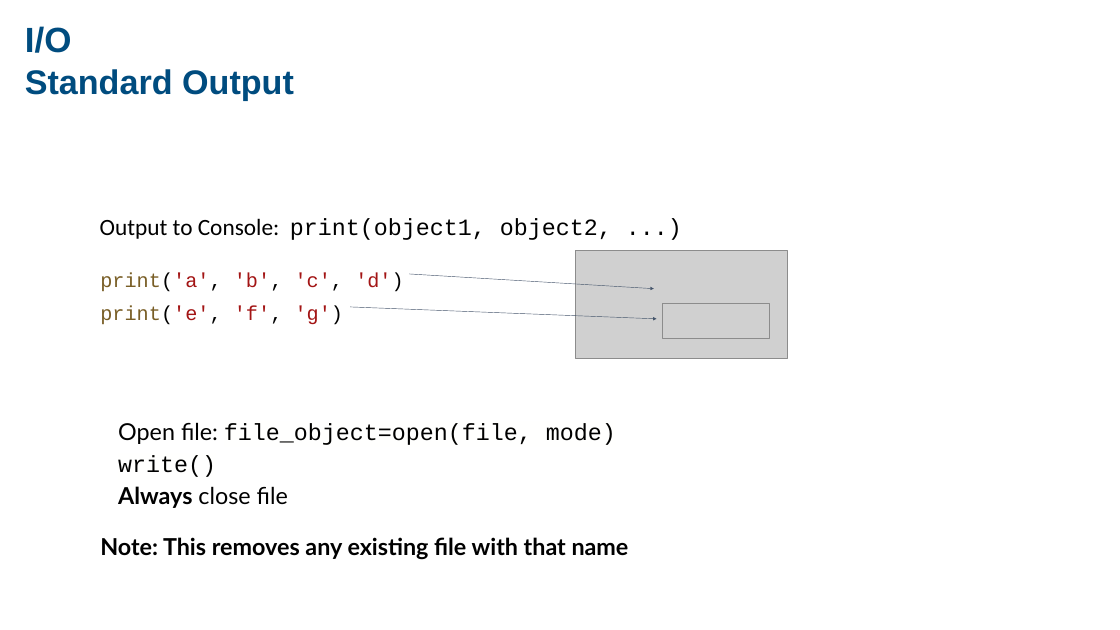
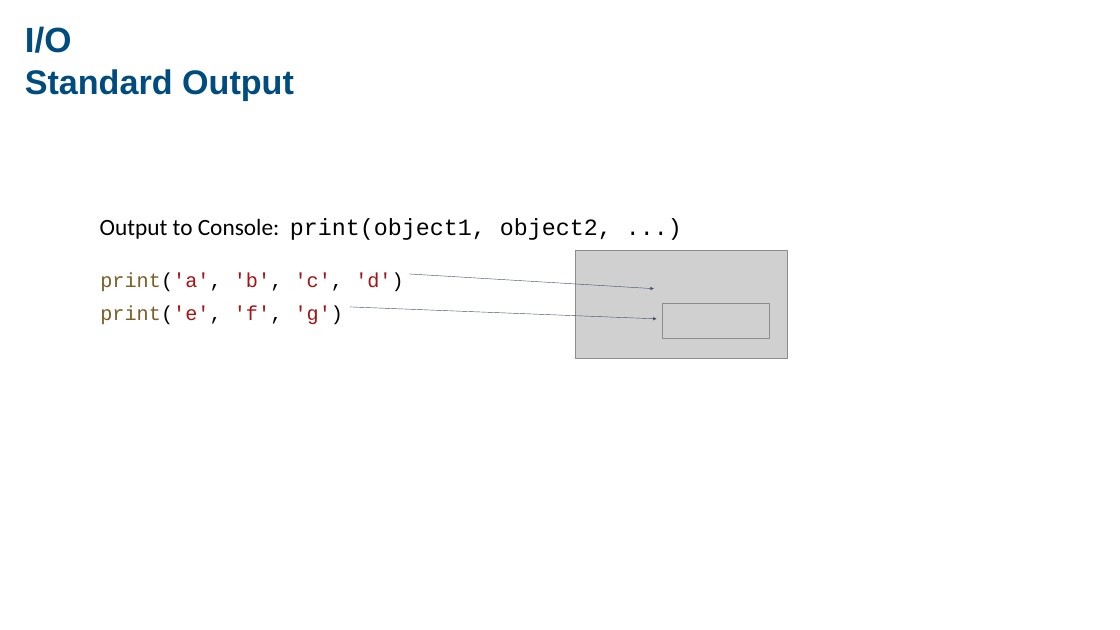
Before and after one commit to AIFS-AI-Bridge/aifs-ai-bridge.github.io, a slide deck: slide 3 of lectures/AIBridge Lecture 2.pptx (slide 4 before the commit). Drawn at 1120x630 pixels with LibreOffice and Linux fonts; fonts in the diff are those of the drawing; grey boxes stand for pictures. Boxes give left, top, right and bottom in pixels: in the first picture for what was removed or moved away, otherwise in the second. Text is boxed around its words. In the diff, an @@ line names an element or a change of style, - is before the commit and + after.

```diff
--- a/lectures/AIBridge Lecture 2.pptx
+++ b/lectures/AIBridge Lecture 2.pptx
@@ text removed at [100,422,629,560] @@
-Open file: file_object=open(file, mode)
-write()
-Always close file
-Note: This removes any existing file with that name
```
Also in this commit, not shown: 8 other slides changed, 18 slides added, 2 slides removed, 34 other files.
